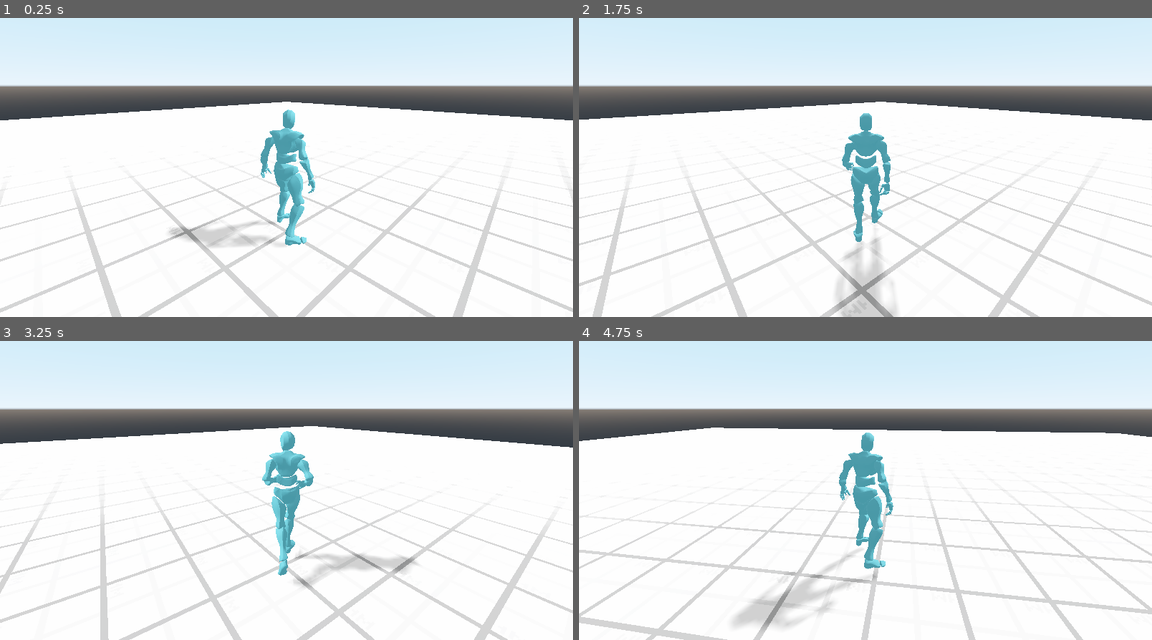
Above: before the commit, frames 1-4 (two rows, left to right).
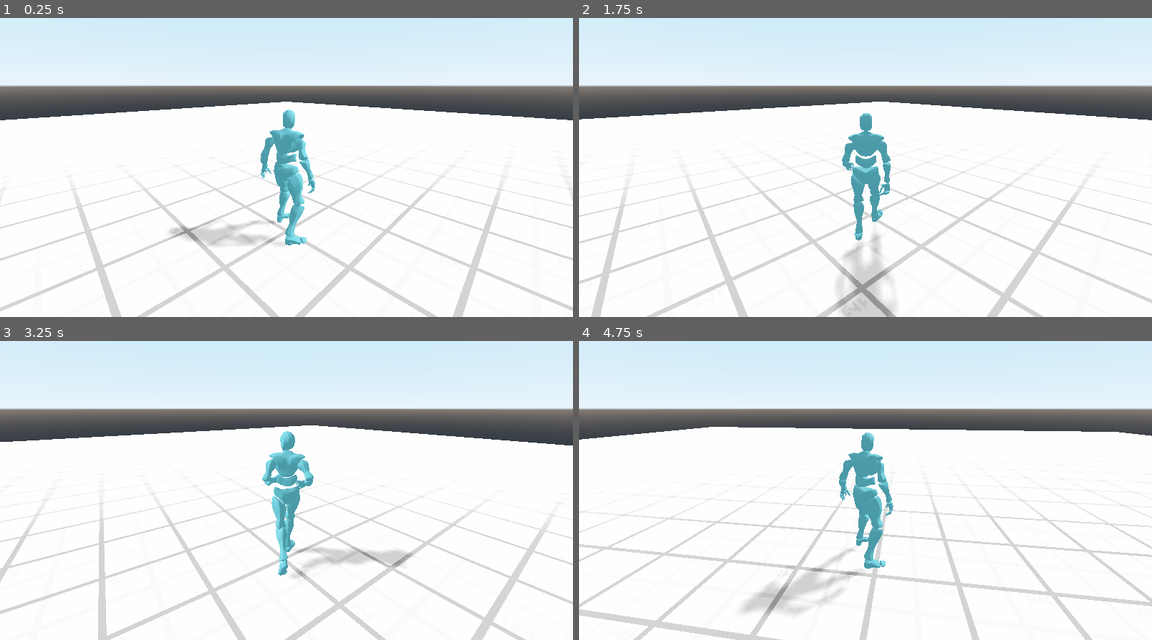
Above: after the commit, the same moments.

Repository: PaperMartin/godot-souls
Game: Godot game, scene res://Scenes/Levels/TestLevel.tscn
Two runs of this game, one before a commit and one after it. Both use one fixed random seed, a clock stepped at 60 frames per second and the inputs below.
Inputs:
- Up to frame 1 (0.25 s): no input
- Up to frame 2 (1.75 s): hold D (move_right) 0.53-1.28 s; hold Shift (sprint) 0.53-1.28 s; hold S (move_backward) from 1.28 s (still down); tap Shift (sprint) at 1.35 s
- Up to frame 3 (3.25 s): release S (move_backward) at 2.03 s; hold D (move_right) 2.03-2.78 s; hold Shift (sprint) 2.03-2.78 s; hold Z (move_forward) from 2.78 s (still down); tap Shift (sprint) at 2.85 s
- Up to frame 4 (4.75 s): release Z (move_forward) at 3.53 s; hold Shift (sprint) 3.53-4.28 s; hold Q (move_left) from 3.53 s (still down); tap Shift (sprint) at 4.35 s

The runs differ from the first frame. In frame 1, 1.7% of the frame differs, in the area x 0-100%, y 27-100%; in frame 2, 4.3%; in frame 3, 8.8%; in frame 4, 10%, in the area x 0-100%, y 28-100%.

Commit message:
rotation

Diff:
--- a/Scripts/Character/CharacterMotor.gd
+++ b/Scripts/Character/CharacterMotor.gd
@@ -26,8 +26,11 @@
 	_calculate_movement(delta)
 
 func _calculate_movement(delta):
-	var velocity : Transform = animTree.get_root_motion_transform().rotated(Vector3(0,1,0),body.rotation.y)
-	body.move_and_slide(velocity.origin / delta,Vector3(0,1,0))
+	var rootmotion : Transform = animTree.get_root_motion_transform().rotated(Vector3(0,1,0),body.rotation.y)
+	var velocity : Vector3 = animTree.get_root_motion_transform().rotated(Vector3(0,1,0),body.rotation.y).origin
+	velocity.y -= delta * 2
+
+	body.move_and_slide(velocity / delta,Vector3(0,1,0))
 
 func _turn_character(delta):
 	body.rotation.y += rotation_input * RotationSpeed * delta
